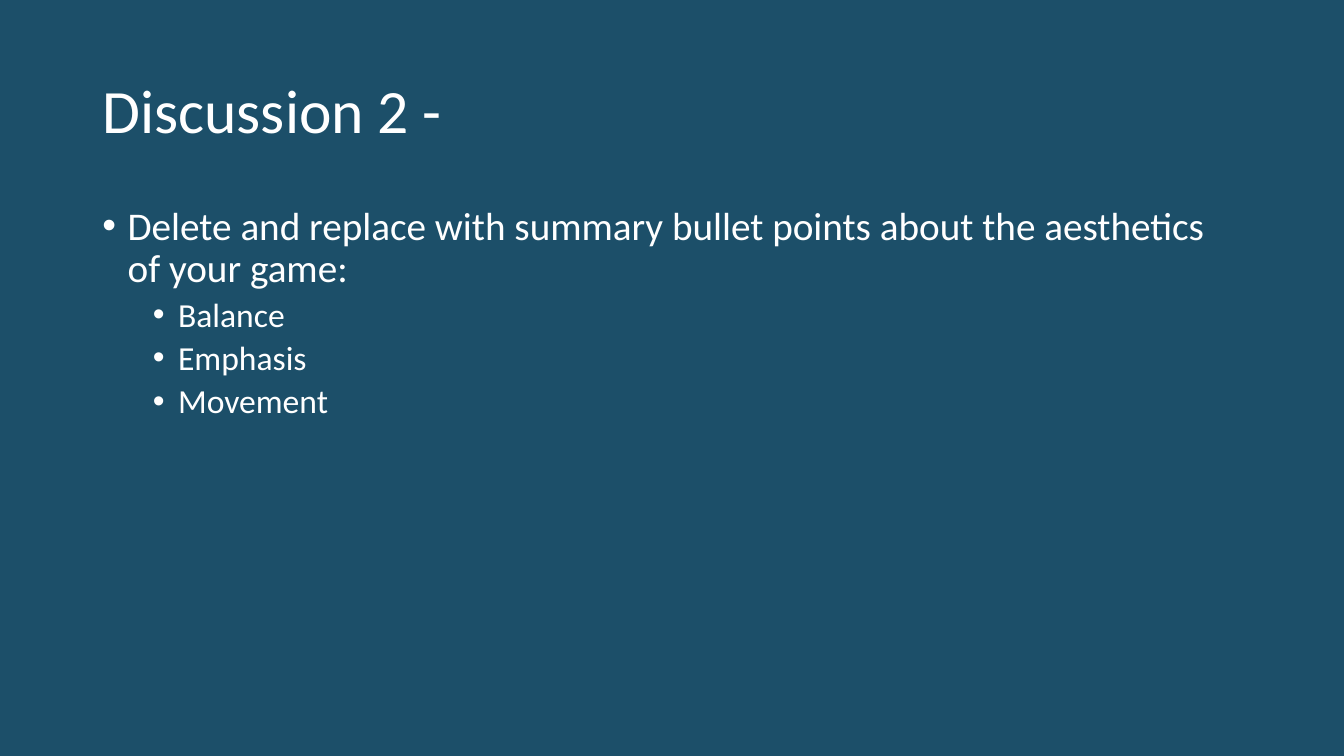
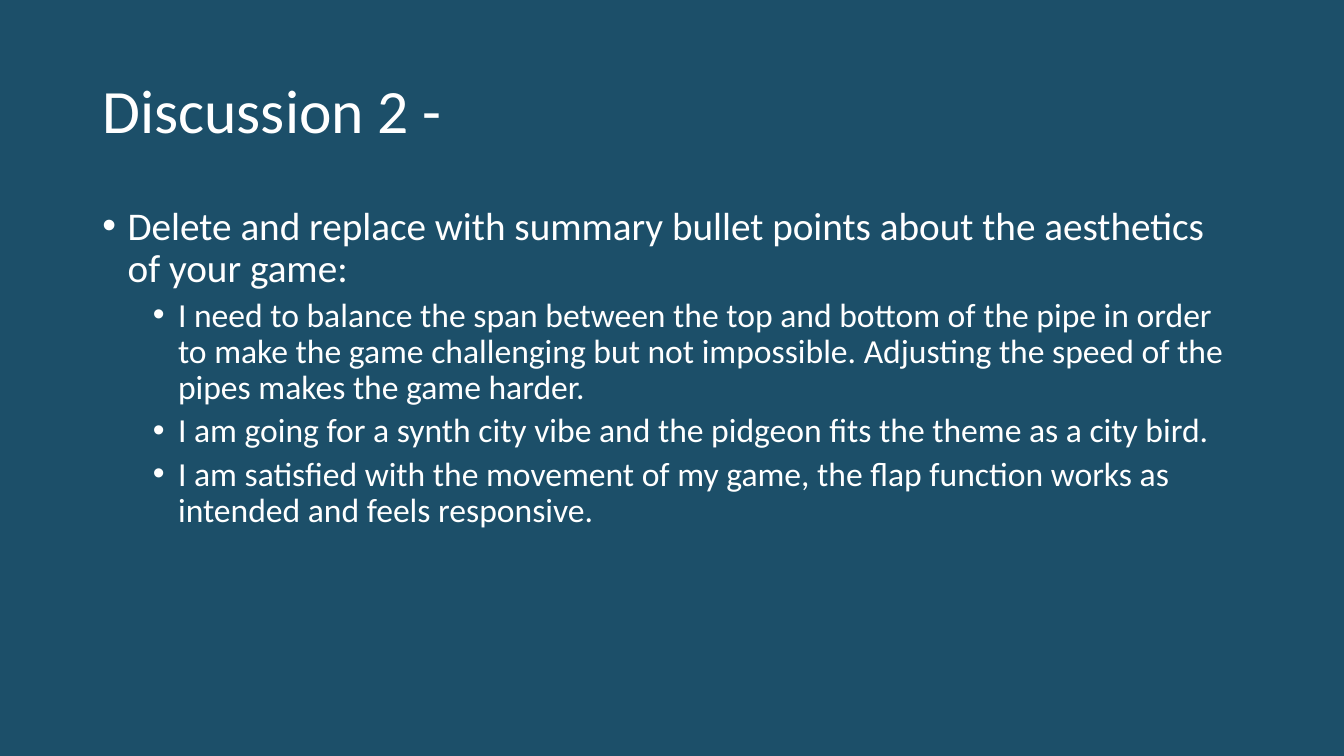
Before and after one commit to jaketerry28/CS315-Game-Programming, a slide deck: slide 12 of Project 1/Process Document.pptx. Drawn at 1344x756 pixels with LibreOffice and Linux fonts; fonts in the diff are those of the drawing. Boxes give left, top, right and bottom in pixels: in the first picture for what was removed or moved away, otherwise in the second. Text is boxed around its words. In the diff, an @@ line names an element or a change of style, - is before the commit and + after.

```diff
--- a/Project 1/Process Document.pptx
+++ b/Project 1/Process Document.pptx
@@ text at bbox=[178, 303, 1223, 528]: text changed @@
-  • Balance
-  • Emphasis
-  • Movement
+  • I need to balance the span between the top and bottom of the pipe in order to make the game challenging but not impossible. Adjusting the speed of the pipes makes the game harder.
+  • I am going for a synth city vibe and the pidgeon fits the theme as a city bird.
+  • I am satisfied with the movement of my game, the flap function works as intended and feels responsive.
```
Also in this commit, not shown: 13 other slides changed, 3 other files.
